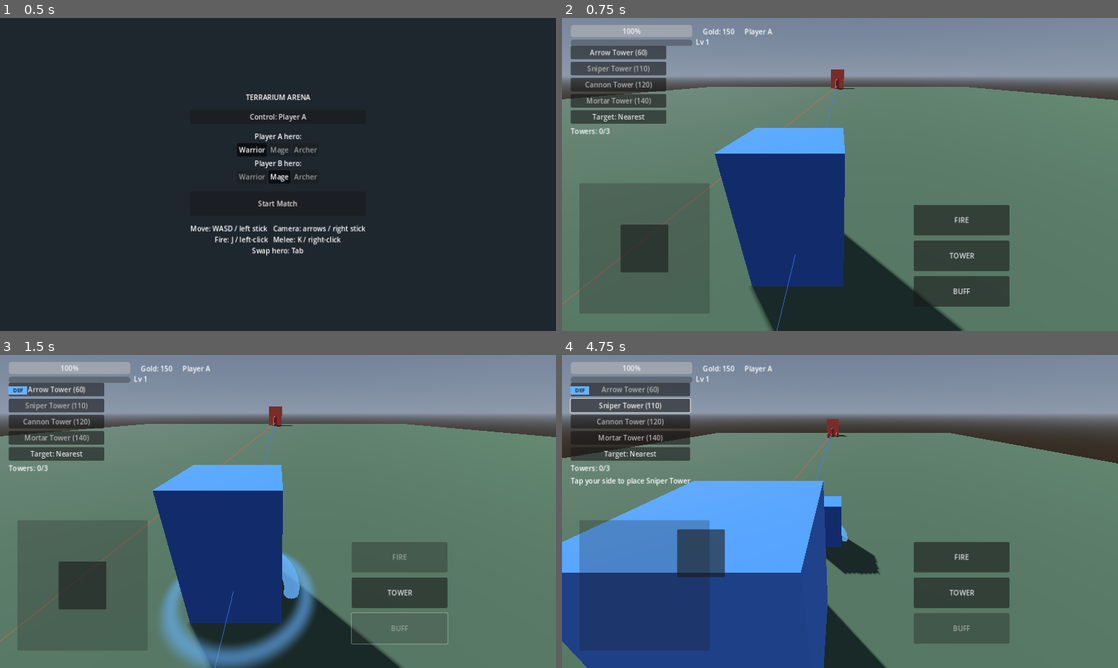
Above: before the commit, frames 1-4 (two rows, left to right).
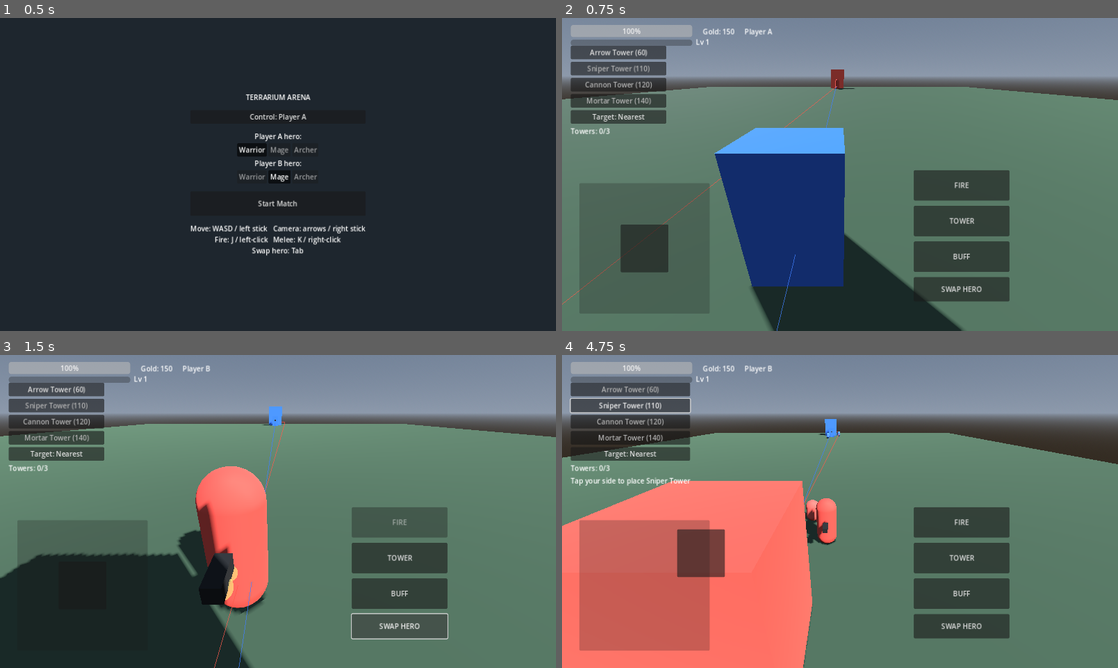
Above: after the commit, the same moments.

Repository: KevinFrazier/TerrariumGame
Game: Godot game, scene res://scenes/ui/lobby.tscn
Same seed, same stepped clock (60 frames per second), same inputs: the game is played once before the commit and once after it.
Inputs (mouse positions are in pixels of both pictures, inside the frame that each line leads up to):
- Up to frame 1 (0.5 s): no input
- Up to frame 2 (0.75 s): click "Start Match" at 0.5 s
- Up to frame 3 (1.5 s): click (400, 627) at 1.25 s, where only the run after the commit has a clickable "SWAP HERO"
- Up to frame 4 (4.75 s): click "Arrow Tower (60)" at 2 s; click "Arrow Tower (60)" at 2.75 s; click "Sniper Tower (110)" at 3.5 s; drag from (645, 586) to (895, 442) at 4.27 s

Frame 1 is identical in both runs. In frame 2, 2.4% of the frame differs, in the area x 63-81%, y 48-93%; in frame 3, 32%; in frame 4, 33%, in the area x 0-100%, y 3-100%.

Commit message:
Add on-screen SWAP HERO button for touch (keep Tab on desktop)
Route hero swapping through an EventBus.swap_control_requested signal so the new
HUD button and the existing Tab action share one code path.

https://claude.ai/code/session_01Skn99HhTrFfZzm87aCd6zC

Diff:
--- a/scenes/ui/hud.tscn
+++ b/scenes/ui/hud.tscn
@@ -112,7 +112,7 @@
 anchor_right = 1.0
 anchor_bottom = 1.0
 offset_left = -470.0
-offset_top = -290.0
+offset_top = -370.0
 offset_right = -250.0
 offset_bottom = -40.0
 theme_override_constants/separation = 12
@@ -133,6 +133,11 @@
 custom_minimum_size = Vector2(140, 70)
 layout_mode = 2
 text = "BUFF"
+
+[node name="SwapButton" type="Button" parent="Actions"]
+custom_minimum_size = Vector2(140, 56)
+layout_mode = 2
+text = "SWAP HERO"
 
 [node name="UpgradeButton" type="Button" parent="."]
 visible = false
--- a/scripts/autoload/event_bus.gd
+++ b/scripts/autoload/event_bus.gd
@@ -12,3 +12,4 @@
 signal currency_changed(team: int, amount: int)
 signal match_started()
 signal match_ended(winner_team: int)
+signal swap_control_requested()
--- a/scripts/main/arena.gd
+++ b/scripts/main/arena.gd
@@ -24,6 +24,7 @@
 	_configure_lanes()
 	EventBus.minion_died.connect(_on_minion_died)
 	EventBus.core_destroyed.connect(_on_core_destroyed)
+	EventBus.swap_control_requested.connect(_swap_control)
 	# Re-bake so freshly built towers become obstacles minions route around.
 	EventBus.tower_built.connect(func(_t, _n): _bake_navigation())
 
@@ -118,10 +119,14 @@
 	hero_b.set_controlled(team == Team.Id.B)
 	hud.set_active_hero(_local_hero)
 
+## Swap which hero the local player drives (Tab on desktop, SWAP button on touch).
+func _swap_control() -> void:
+	var next := Team.Id.B if GameState.local_team == Team.Id.A else Team.Id.A
+	_assign_control(next)
+
 func _unhandled_input(event: InputEvent) -> void:
 	if event.is_action_pressed("swap_control"):
-		var next := Team.Id.B if GameState.local_team == Team.Id.A else Team.Id.A
-		_assign_control(next)
+		_swap_control()
 		get_viewport().set_input_as_handled()
 	elif event.is_action_pressed("ui_cancel"):
 		get_tree().quit()
--- a/scripts/ui/hud.gd
+++ b/scripts/ui/hud.gd
@@ -25,6 +25,7 @@
 @onready var fire_button: Button = $Actions/FireButton
 @onready var tower_button: Button = $Actions/TowerButton
 @onready var buff_button: Button = $Actions/BuffButton
+@onready var swap_button: Button = $Actions/SwapButton
 @onready var upgrade_button: Button = $UpgradeButton
 @onready var health_bar: ProgressBar = $TopBar/HealthBar
 @onready var xp_bar: ProgressBar = $XPBar
@@ -48,6 +49,7 @@
 	fire_button.button_up.connect(_on_fire_released)
 	tower_button.toggled.connect(_on_tower_toggled)
 	buff_button.pressed.connect(_on_buff_pressed)
+	swap_button.pressed.connect(func(): EventBus.swap_control_requested.emit())
 	upgrade_button.pressed.connect(_on_upgrade_pressed)
 	upgrade_button.visible = false
 	# Free-floating Control (no container parent) won't auto-size to its minimum,
